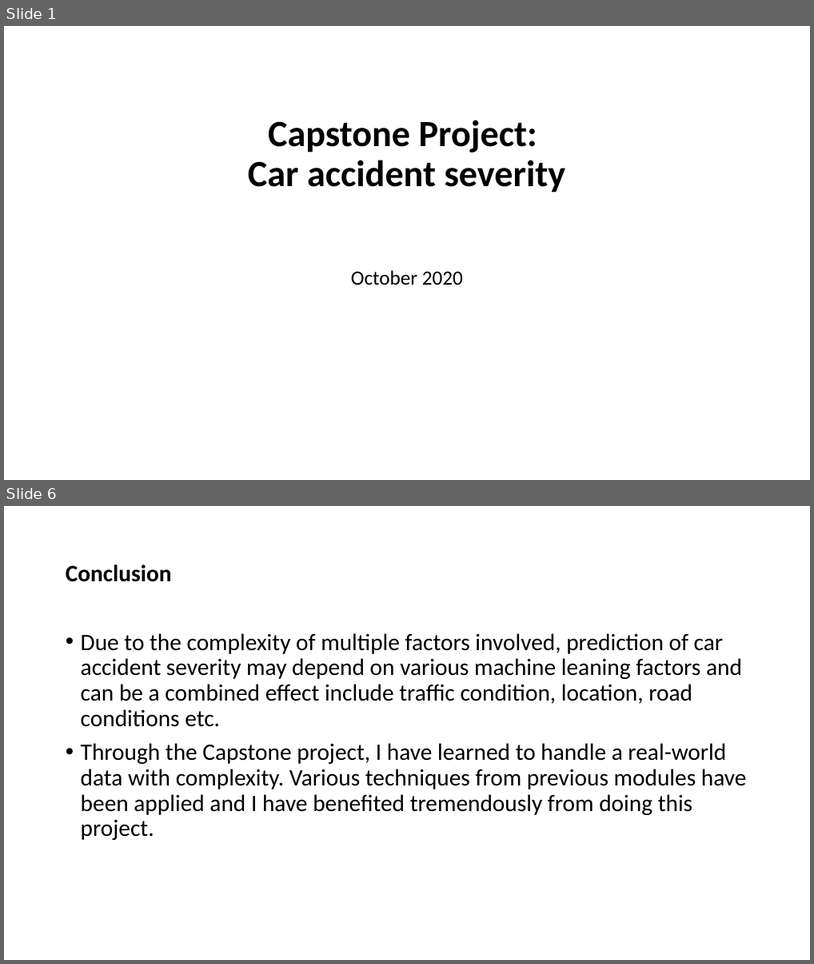
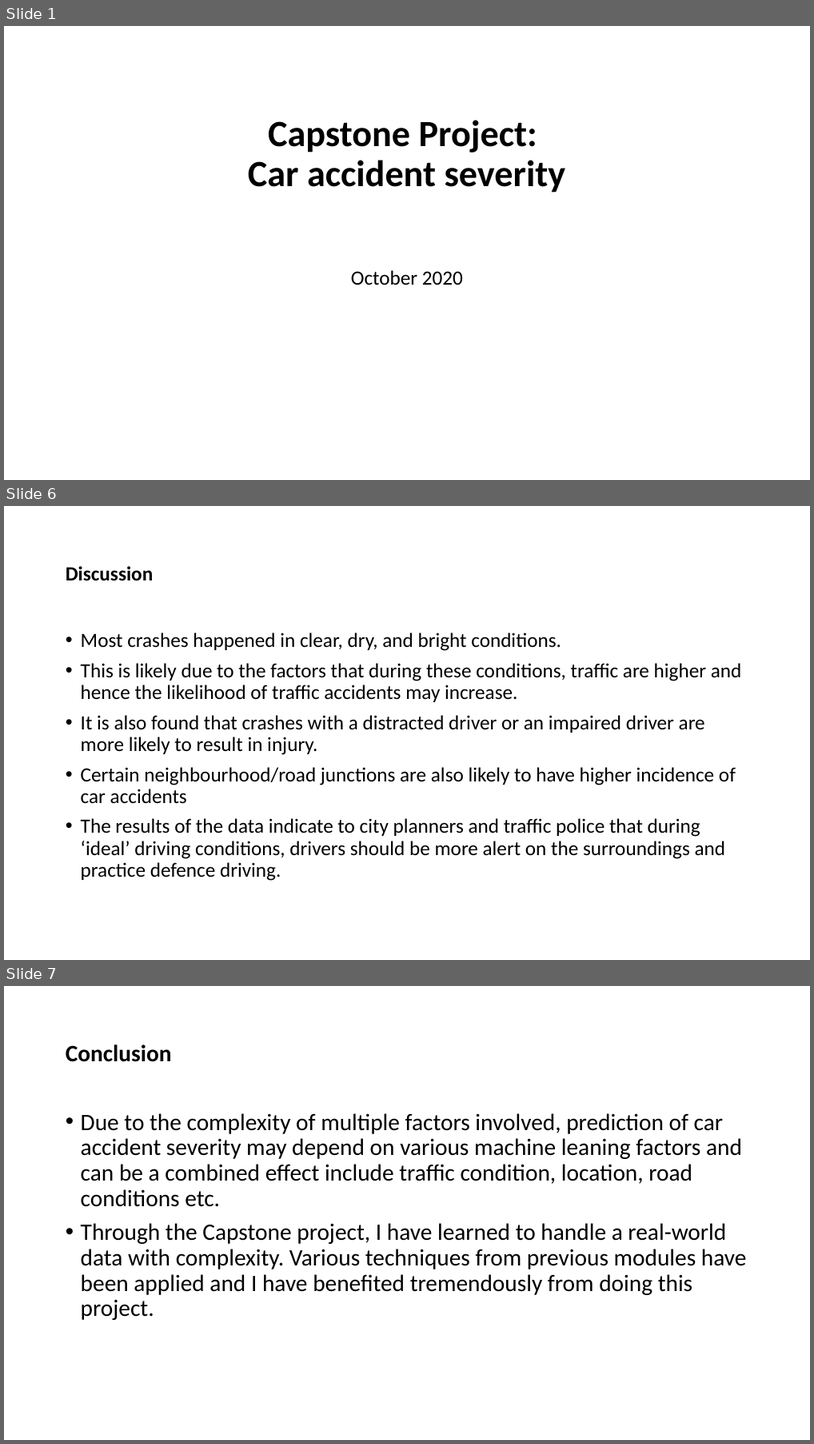
Before and after one commit to Alice-creator2020/Coursera_Capstone-, a slide deck: Capstone project presentation.pptx. Shown one above the other, each under a label of ours: slides 1 and 6 before the commit, slides 1, 6 and 7 after it; the slides between them are not shown. The pictures are 814x964 and 814x1444 pixels, drawn with LibreOffice and Linux fonts; fonts in the diff are those of the drawing. Boxes give left, top, right and bottom in pixels: in the first picture for what was removed or moved away, otherwise in the second. Text is boxed around its words. In the diff, an @@ line names an element or a change of style, - is before the commit and + after.

```diff
--- a/Capstone project presentation.pptx
+++ b/Capstone project presentation.pptx
@@ slide 6 added at (4, 506, 810, 960), background #FFFFFF @@
@@ title added at (66, 566, 153, 581), 24 pt, text #000000, bold @@
+Discussion
@@ text added at (81, 632, 742, 880), 24 pt, text #000000 @@
+• Most crashes happened in clear, dry, and bright conditions.
+• This is likely due to the factors that during these conditions, traffic are higher and hence the likelihood of traffic accidents may increase.
+• It is also found that crashes with a distracted driver or an impaired driver are more likely to result in injury.
+• Certain neighbourhood/road junctions are also likely to have higher incidence of car accidents
+• The results of the data indicate to city planners and traffic police that during ‘ideal’ driving conditions, drivers should be more alert on the surroundings and practice defence driving.
@@ what was slide 6 is now slide 7 @@
```
Also in this commit, not shown: 4 slides changed.
